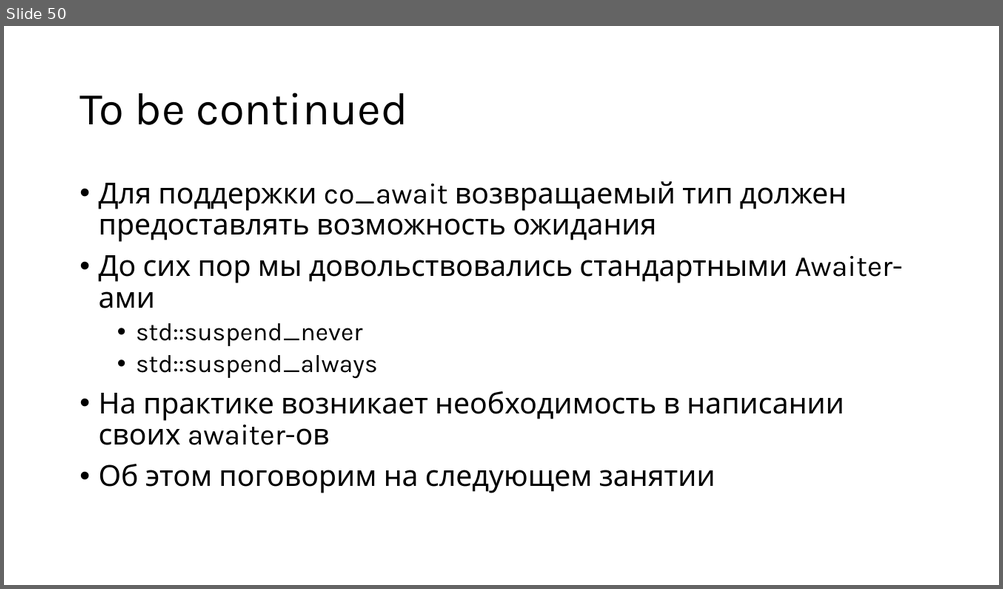
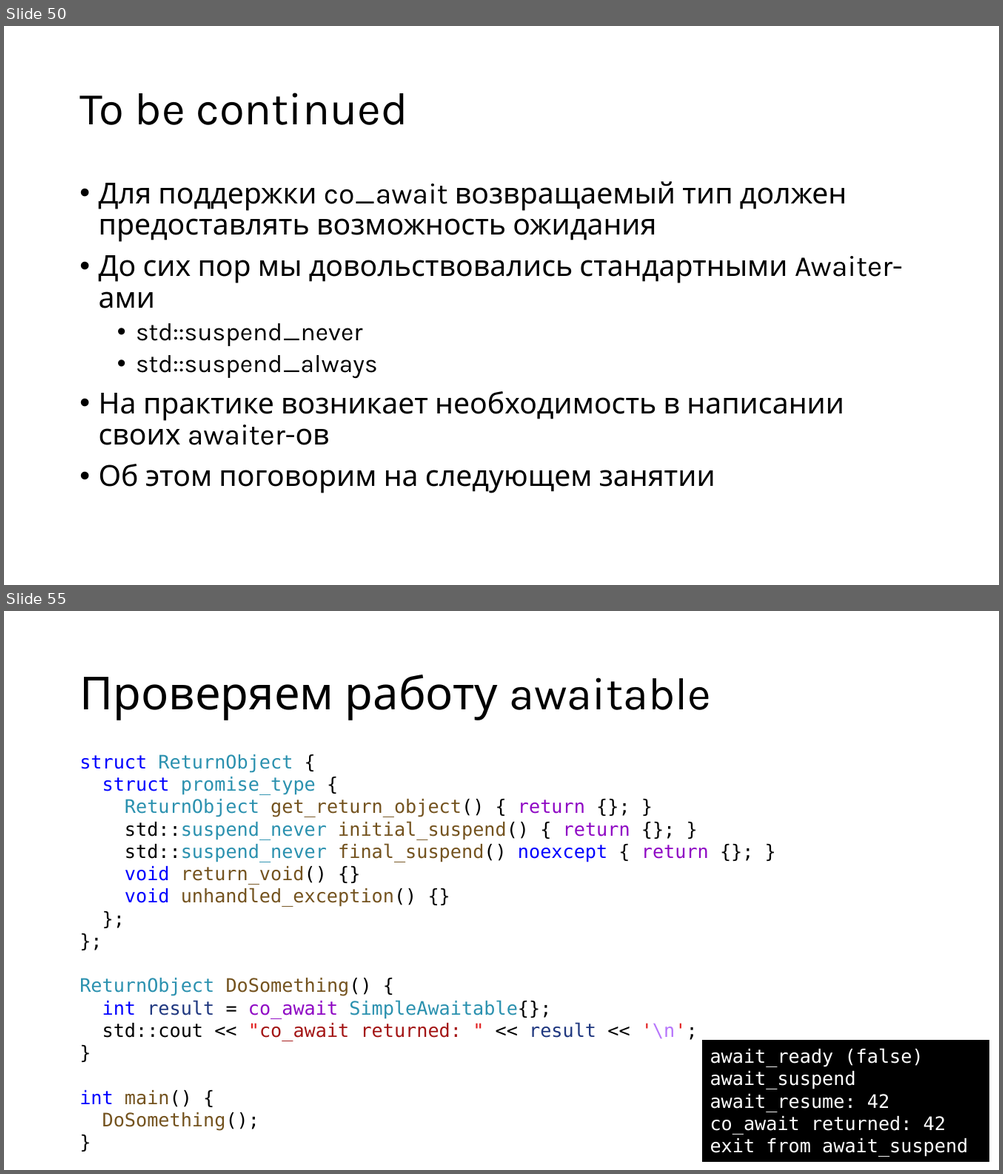
Before and after one commit to alexey-malov/pc, a slide deck: lectures/12/Coroutines.pptx. Shown one above the other, each under a label of ours: slide 50 before the commit, slides 50 and 55 after it; the slides between them are not shown. The pictures are 1003x589 and 1003x1174 pixels, drawn with LibreOffice and Linux fonts; fonts in the diff are those of the drawing. Boxes give left, top, right and bottom in pixels: in the first picture for what was removed or moved away, otherwise in the second. Text is boxed around its words. In the diff, an @@ line names an element or a change of style, - is before the commit and + after.

```diff
--- a/lectures/12/Coroutines.pptx
+++ b/lectures/12/Coroutines.pptx
@@ slide 55 added at (4,611,999,1170), background #FFFFFF @@
@@ title added at (79,675,711,721), 44 pt, text #000000 @@
+Проверяем работу awaitable
@@ text added at (79,755,708,1131), 18 pt, text #74531F @@
+struct ReturnObject {
+struct promise_type {
+ReturnObject get_return_object() { return {}; }
+std::suspend_never initial_suspend() { return {}; }
+std::suspend_never final_suspend() noexcept { return {}; }
+void return_void() {}
+void unhandled_exception() {}
+};
+};
+ReturnObject DoSomething() {
+int result = co_await SimpleAwaitable{};
+std::cout << "co_await returned: " << result << '\n';
+}
+int main() {
+DoSomething();
+}
@@ rectangle added at (703,1042,988,1162), fill #000000, outline #000000 1.5 pt, 18 pt, text #FFFFFF @@
+await_ready (false)
+await_suspend
+await_resume: 42
+co_await returned: 42
+exit from await_suspend
```
Also in this commit, not shown: 2 slides changed, 25 other slides added, 4 slides removed, 3 other files.
